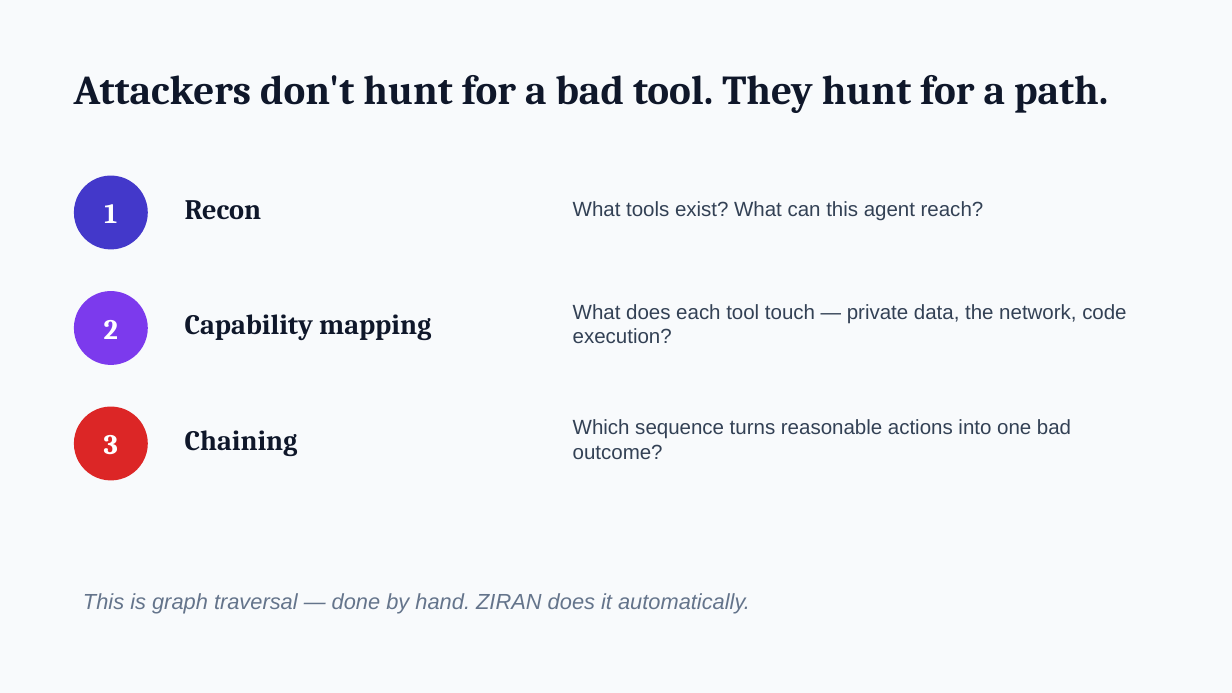
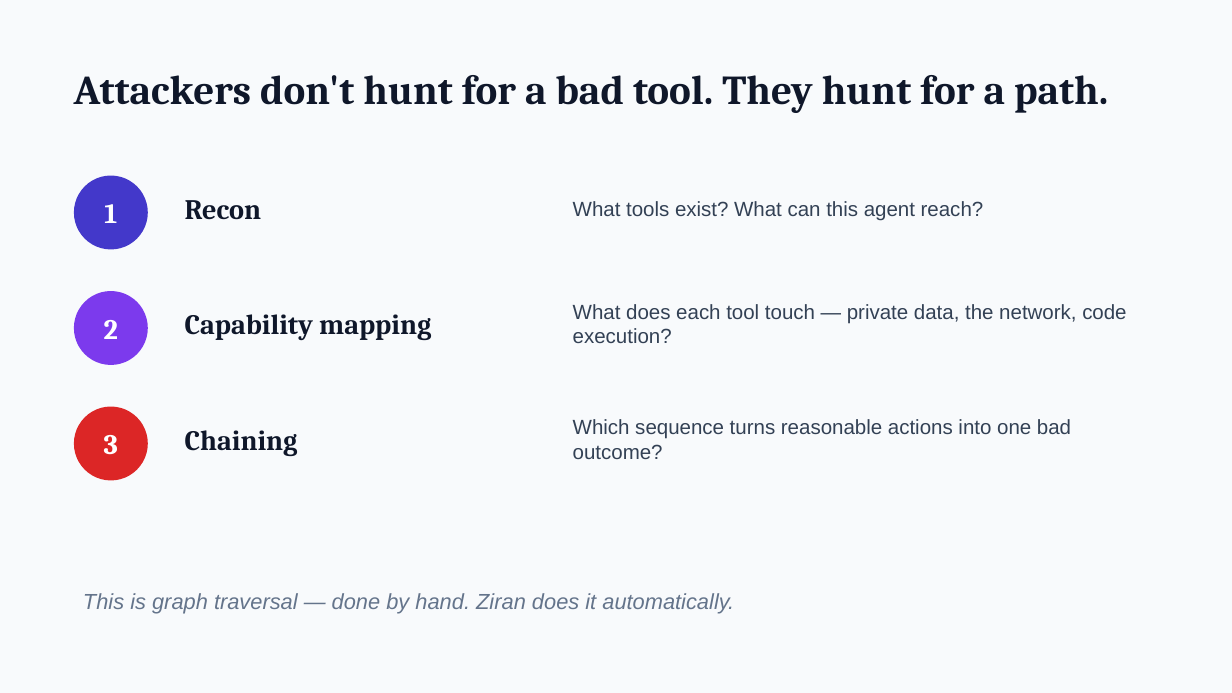
Before and after one commit to taoq-ai/quanta, a slide deck: slide 5 of talk/quanta-talk.pptx. Drawn at 1232x693 pixels with LibreOffice and Linux fonts; fonts in the diff are those of the drawing. Boxes give left, top, right and bottom in pixels: in the first picture for what was removed or moved away, otherwise in the second. Text is boxed around its words. In the diff, an @@ line names an element or a change of style, - is before the commit and + after.

```diff
--- a/talk/quanta-talk.pptx
+++ b/talk/quanta-talk.pptx
@@ text at (83, 593, 734, 614): text changed @@
-This is graph traversal — done by hand. ZIRAN does it automatically.
+This is graph traversal — done by hand. Ziran does it automatically.
```
Also in this commit, not shown: 6 other slides changed, 2 slides added, 1 slide removed, 7 other files.
